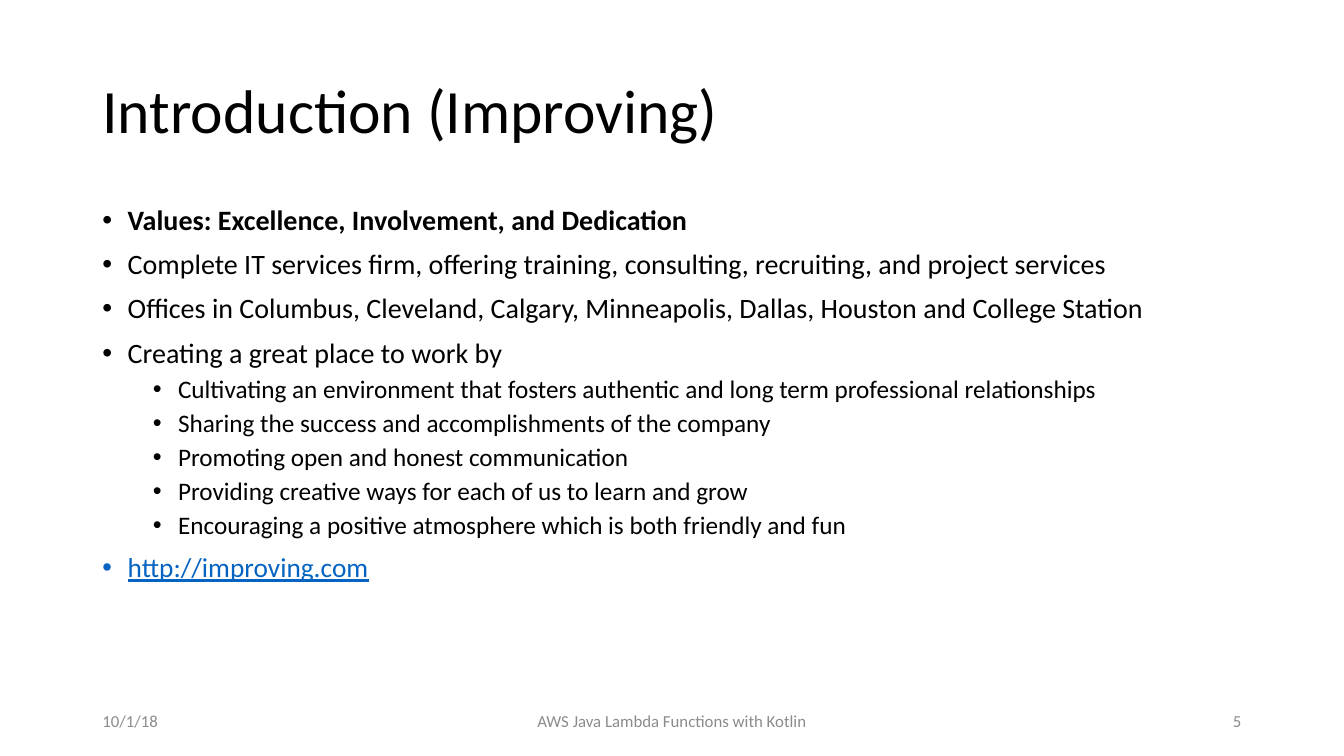
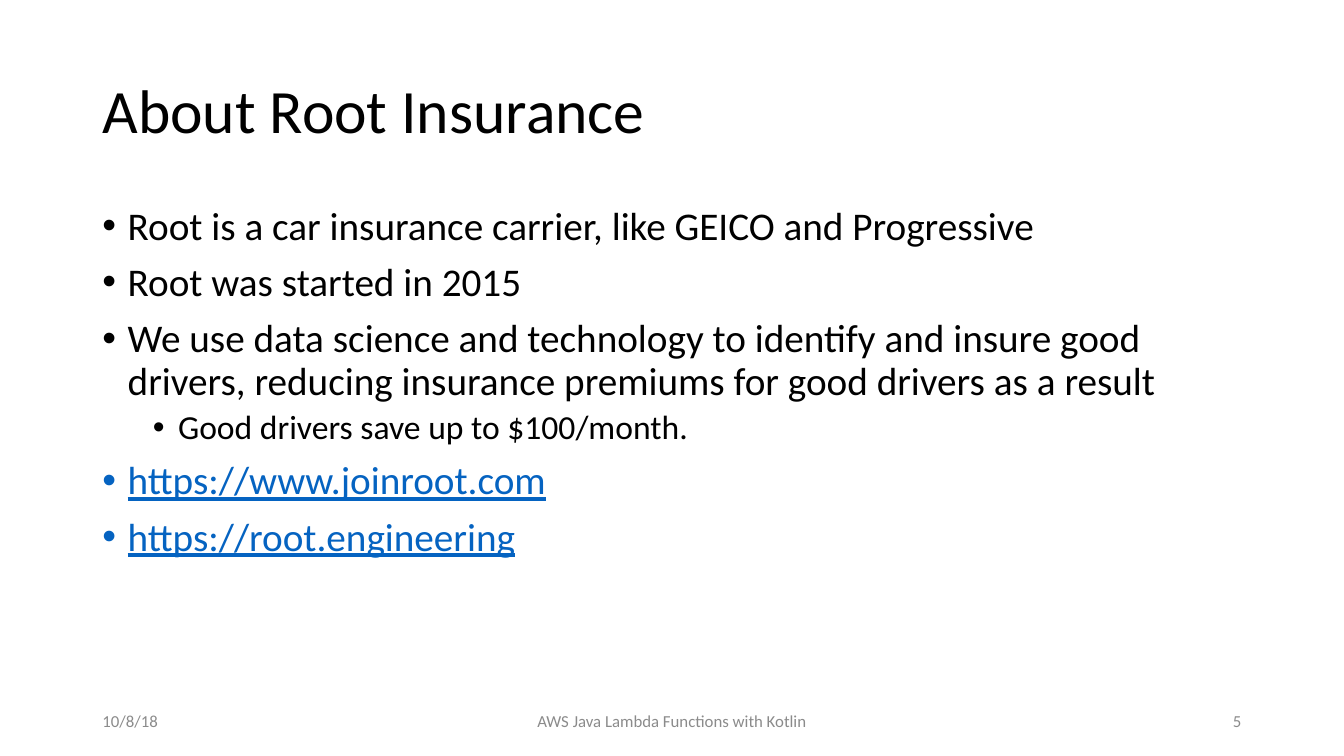
Before and after one commit to jkwuc89/Presentations, a slide deck: slide 5 of AWS Java Lambda Functions with Kotlin Ohio DevFest 2018.pptx. Drawn at 1344x756 pixels with LibreOffice and Linux fonts; fonts in the diff are those of the drawing. Boxes give left, top, right and bottom in pixels: in the first picture for what was removed or moved away, otherwise in the second. Text is boxed around its words. In the diff, an @@ line names an element or a change of style, - is before the commit and + after.

```diff
--- a/AWS Java Lambda Functions with Kotlin Ohio DevFest 2018.pptx
+++ b/AWS Java Lambda Functions with Kotlin Ohio DevFest 2018.pptx
@@ title at [102,90,645,134]: text changed @@
-Introduction (Improving)
+About Root Insurance
@@ text at [128,212,1156,558]: text changed; size 18 to 28 pt @@
-• Values: Excellence, Involvement, and Dedication
-• Complete IT services firm, offering training, consulting, recruiting, and project services
-• Offices in Columbus, Cleveland, Calgary, Minneapolis, Dallas, Houston and College Station
-• Creating a great place to work by
-  • Cultivating an environment that fosters authentic and long term professional relationships
-  • Sharing the success and accomplishments of the company
-  • Promoting open and honest communication
-  • Providing creative ways for each of us to learn and grow
-  • Encouraging a positive atmosphere which is both friendly and fun
-• http://improving.com
+• Root is a car insurance carrier, like GEICO and Progressive
+• Root was started in 2015
+• We use data science and technology to identify and insure good drivers, reducing insurance premiums for good drivers as a result
+  • Good drivers save up to $100/month.
+• https://www.joinroot.com
+• https://root.engineering
@@ text at [102,715,157,728]: text changed @@
-10/1/18
+10/8/18
```
Also in this commit, not shown: 11 other slides changed.
